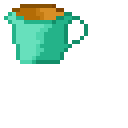
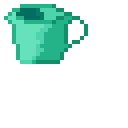
Layered file, before and after one edit (w=128, h=128). Changes by layer:
added group "teacup pieces" with 5 layers above "Teacup Full" over left=12, top=4, right=64, bottom=20
added layer "teacup_piece_2" in group "teacup pieces" over left=52, top=16, right=56, bottom=20
added layer "teacup_piece_3" in group "teacup pieces" over left=36, top=4, right=64, bottom=20
added layer "teacup_piece_5" in group "teacup pieces" over left=12, top=4, right=52, bottom=20
renamed "Teacup copy" to "Teacup Full", hid it over left=12, top=4, right=64, bottom=20
hid "Teacup" over left=12, top=4, right=64, bottom=20
